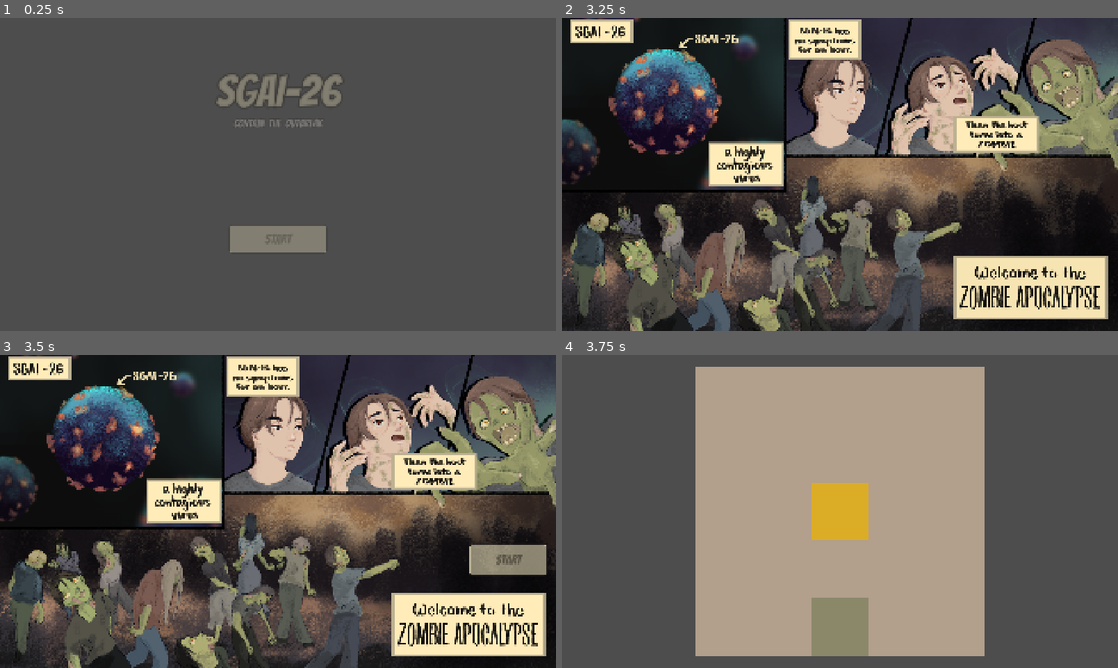
Above: before the commit, frames 1-4 (two rows, left to right).
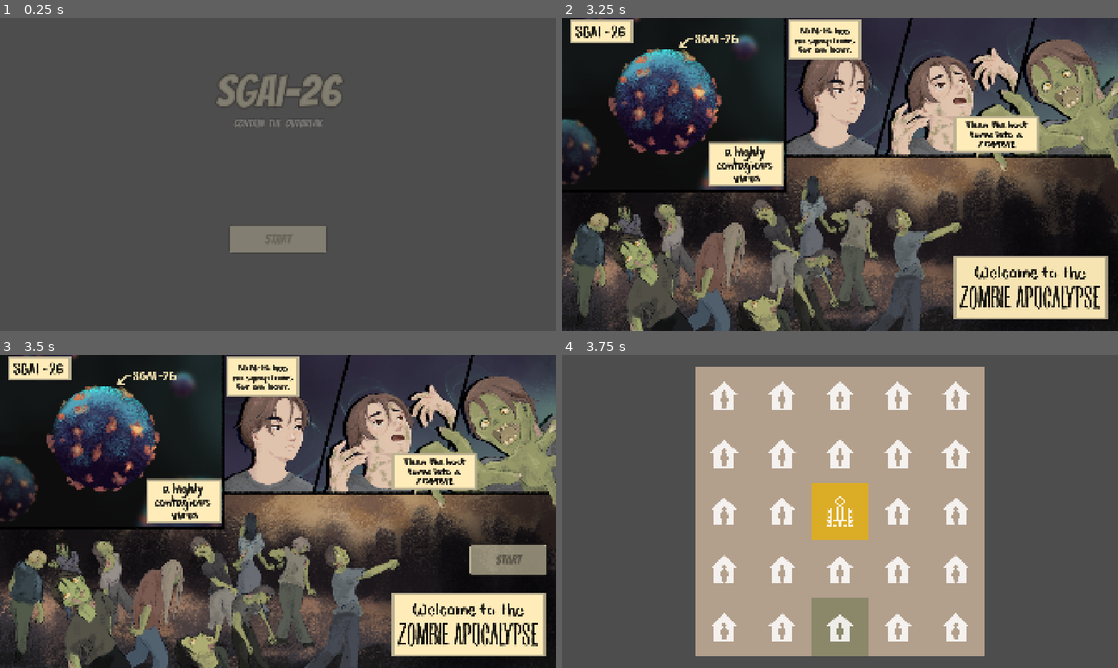
Above: after the commit, the same moments.

Repository: yuleedev/sgai-26
Game: Godot game, scene res://scenes/start_screen.tscn
Same seed, same stepped clock (60 frames per second), same inputs: the game is played once before the commit and once after it.
Inputs (mouse positions are in pixels of both pictures, inside the frame that each line leads up to):
- Up to frame 1 (0.25 s): no input
- Up to frame 2 (3.25 s): click "START" at 0.5 s; tap Enter (ui_accept) at 1.25, 1.52, 2, 2.27, 2.75 s; move the mouse to (962, 158) at 1.27 s; click (962, 158) at 1.42 s; move the mouse to (728, 190) at 2.02 s; click (728, 190) at 2.17 s; move the mouse to (895, 105) at 2.77 s; click (895, 105) at 2.92 s
- Up to frame 3 (3.5 s): no input
- Up to frame 4 (3.75 s): click "START" at 3.5 s

Frames 1-3 are identical in both runs. In frame 4, 5.7% of the frame differs, in the area x 26-74%, y 8-92%.

Commit message:
Added Icons for base and neigborhoods
Icons for base and neighborhoods for visuals. Easier for player to tell.

Diff:
--- a/scripts/core/game_manager.gd
+++ b/scripts/core/game_manager.gd
@@ -27,6 +27,25 @@
 	zombie_counts[zombie_cell] = STARTING_ZOMBIES
 	update_all_cells()
 	set_player_cell()
+	add_cell_icons()
+
+# white icons layered over the color tiles: hospital on the center/base cell,
+# a house on the 24 neighborhoods (icons by game-icons.net, CC BY 3.0 — see CREDITS.md)
+func add_cell_icons() -> void:
+	var hospital_icon: Texture2D = load("res://assets/icons/hospital.png")
+	var neighborhood_icon: Texture2D = load("res://assets/icons/neighborhood_SGAI.png")
+	var center := Vector2i(2, 2)
+	for x in range(GRID_SIZE):
+		for y in range(GRID_SIZE):
+			var cell := Vector2i(x, y)
+			var icon := Sprite2D.new()
+			icon.texture = hospital_icon if cell == center else neighborhood_icon
+			# scale whatever the source size is down to ~110px on the 200px tile
+			var target := 110.0 / icon.texture.get_width()
+			icon.scale = Vector2(target, target)
+			icon.position = grid.position + Vector2(x * 200 + 100, y * 200 + 100)
+			icon.modulate.a = 0.85
+			add_child(icon)
 
 func initialize_grid() -> void:
 	zombie_counts.clear()
Binary file added: assets/icons/hospital.png
Not shown, added: assets/icons/hospital.png.import
Binary file added: assets/icons/neighborhood_SGAI.png
Not shown, added: assets/icons/neighborhood_SGAI.png.import
Not shown, added: CREDITS.md
